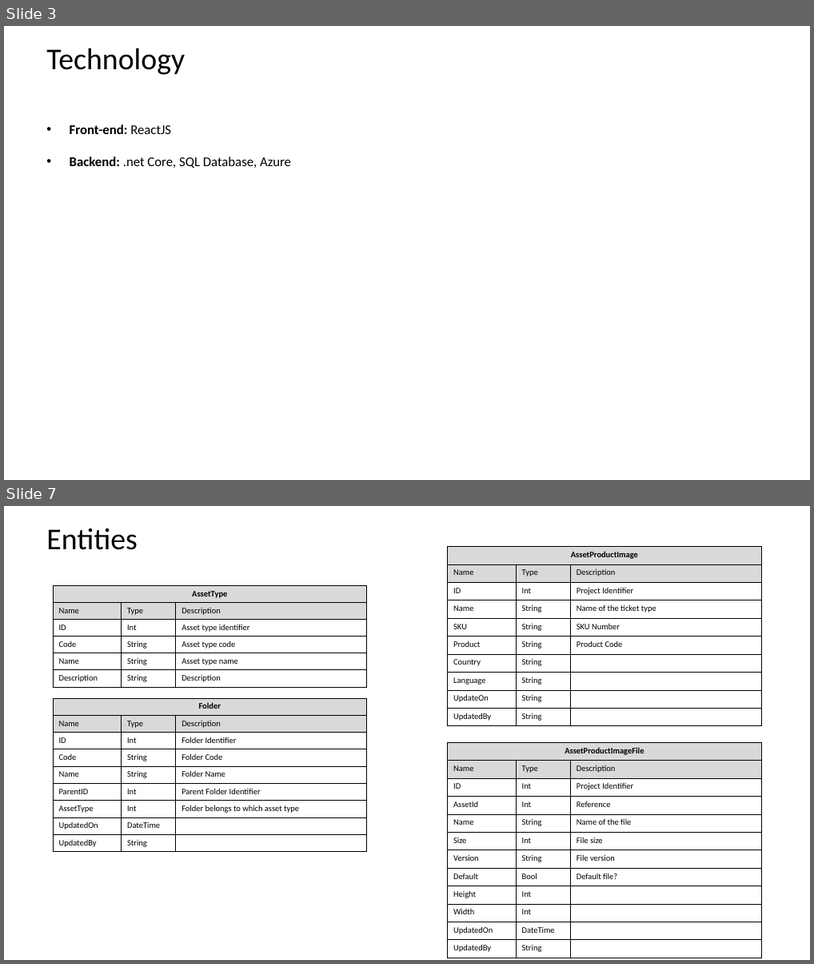
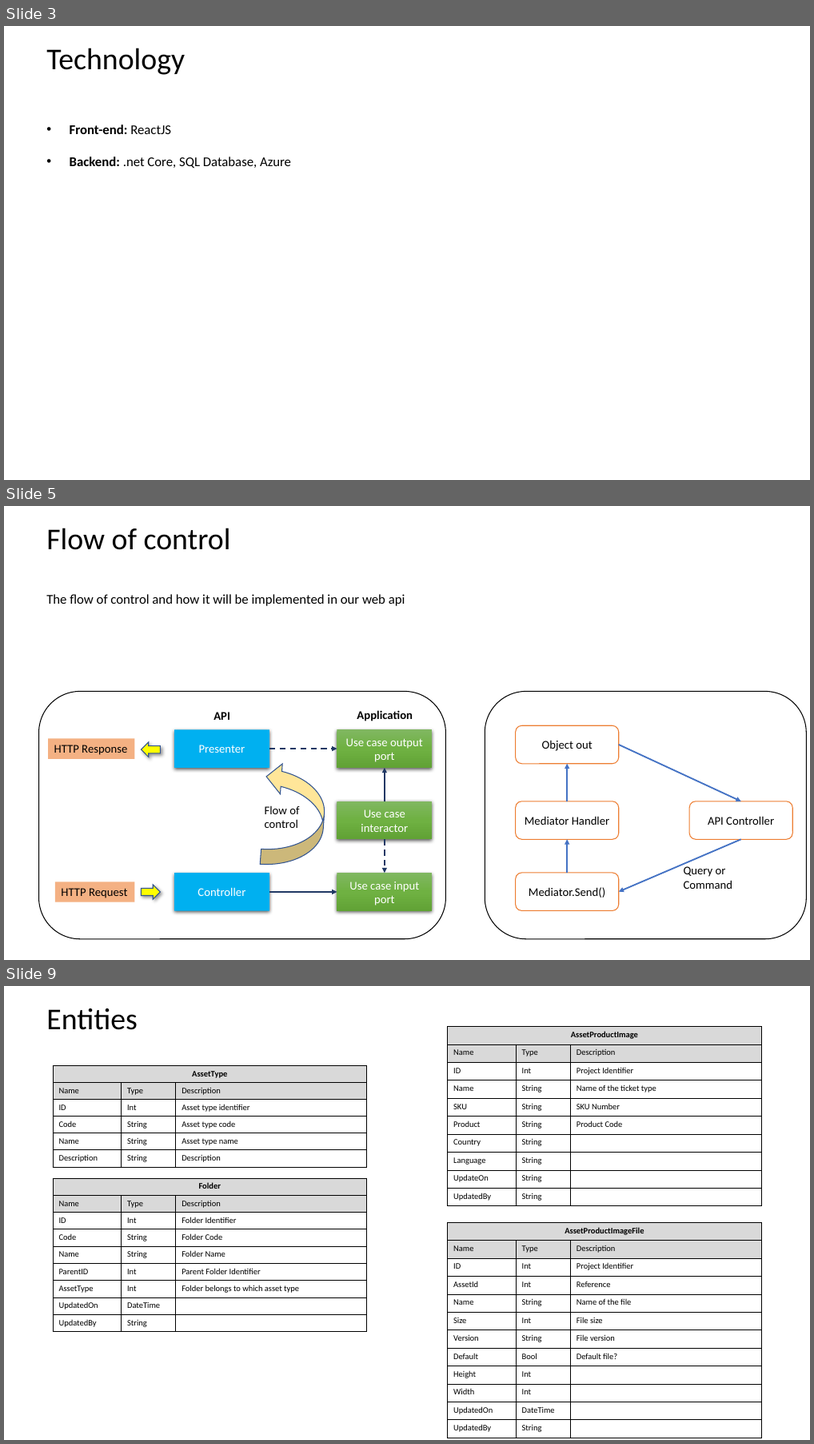
Before and after one commit to sundarkurs/DigitalAssets, a slide deck: Design/Digital Asset - Design.pptx. Shown one above the other, each under a label of ours: slides 3 and 7 before the commit, slides 3, 5 and 9 after it; the slides between them are not shown. The pictures are 814x964 and 814x1444 pixels, drawn with LibreOffice and Linux fonts; fonts in the diff are those of the drawing. Boxes give left, top, right and bottom in pixels: in the first picture for what was removed or moved away, otherwise in the second. Text is boxed around its words. In the diff, an @@ line names an element or a change of style, - is before the commit and + after.

```diff
--- a/Design/Digital Asset - Design.pptx
+++ b/Design/Digital Asset - Design.pptx
@@ slide 5 added at (4, 506, 810, 960), background #FFFFFF @@
@@ text added at (46, 528, 231, 550), 36 pt, text #000000 @@
+Flow of control
@@ text added at (46, 594, 406, 606), 16 pt, text #000000 @@
+The flow of control and how it will be implemented in our web api
@@ rounded rectangle added at (39, 691, 446, 939), fill #FFFFFF, outline #000000 1 pt @@
@@ rounded rectangle added at (485, 691, 806, 939), fill #FFFFFF, outline #000000 1 pt @@
@@ group added at (48, 710, 432, 911): 7 rectangles, 4 arrows, 3 texts, 1 curved up arrow, 1 right arrow, 1 left arrow @@
+Use case output port
+Use case interactor
+Use case input port
+Controller
+Presenter
+Flow of
+control
+HTTP Request
+HTTP Response
+Application
+API
@@ rounded rectangle added at (516, 725, 619, 764), fill #FFFFFF, outline #ED7D31 1 pt, 14 pt, text #000000 @@
+Object out
@@ arrow added from (619, 744) to (742, 801), #4472C4 1.75 pt @@
@@ arrow added from (568, 801) to (568, 764), #4472C4 1.75 pt @@
@@ rounded rectangle added at (516, 801, 619, 840), fill #FFFFFF, outline #ED7D31 1 pt, 14 pt, text #000000 @@
+Mediator Handler
@@ rounded rectangle added at (690, 801, 794, 840), fill #FFFFFF, outline #ED7D31 1 pt, 14 pt, text #000000 @@
+API Controller
@@ arrow added from (568, 872) to (568, 840), #4472C4 1.75 pt @@
@@ arrow added from (742, 840) to (619, 892), #4472C4 1.75 pt @@
@@ rounded rectangle added at (516, 872, 619, 911), fill #FFFFFF, outline #ED7D31 1 pt, 14 pt, text #000000 @@
+Mediator.Send()
@@ text added at (684, 866, 734, 888), 14 pt, text #000000 @@
+Query or
+Command
@@ what was slide 7 is now slide 9 @@
```
Also in this commit, not shown: 3 slides changed, 1 other slide added, 15 other files.
